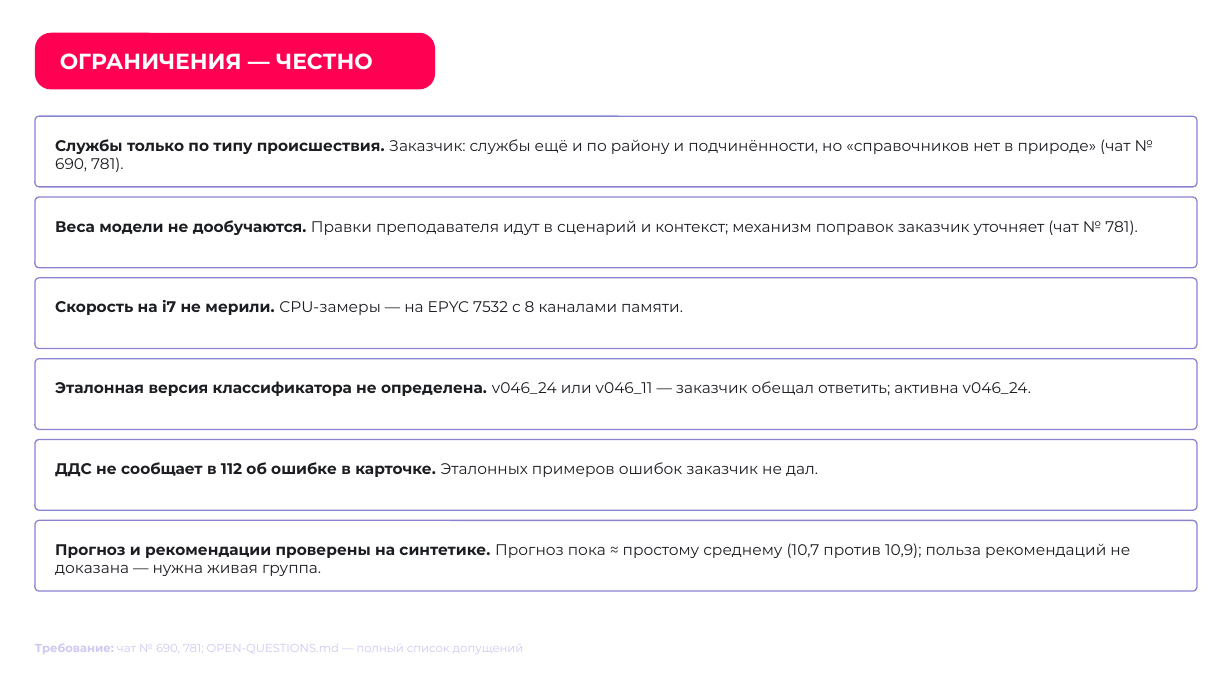
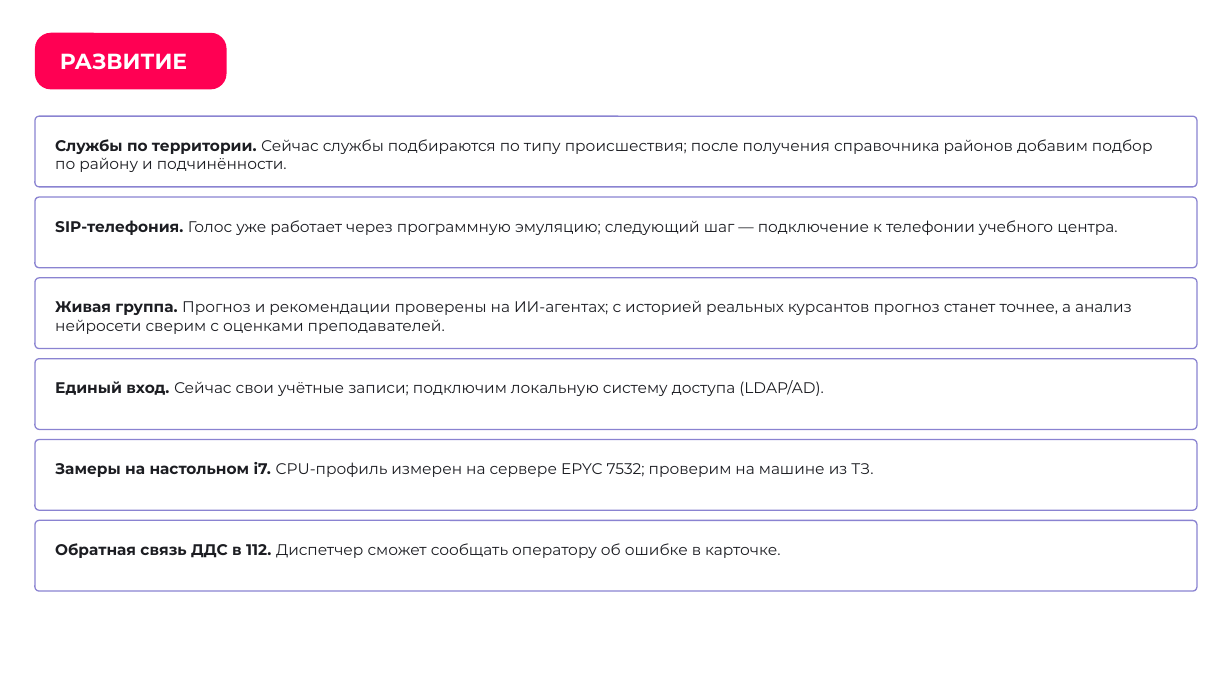
Before and after one commit to Den4ikAI/arm112-trainer_final, a slide deck: slide 26 of docs/презентация.pptx. Drawn at 1232x693 pixels with LibreOffice and Linux fonts; fonts in the diff are those of the drawing; background and template pictures are left out. Boxes give left, top, right and bottom in pixels: in the first picture for what was removed or moved away, otherwise in the second. Text is boxed around its words. In the diff, an @@ line names an element or a change of style, - is before the commit and + after.

```diff
--- a/docs/презентация.pptx
+++ b/docs/презентация.pptx
@@ rounded rectangle "РАЗВИТИЕ": place and size @@
-rounded rectangle "РАЗВИТИЕ" at <box>35,32,435,89</box>
+rounded rectangle "РАЗВИТИЕ" at <box>35,32,226,89</box>
@@ text in rounded rectangle at <box>60,53,187,70</box>: text changed @@
-ОГРАНИЧЕНИЯ — ЧЕСТНО
+РАЗВИТИЕ
@@ text at <box>55,139,1153,172</box>: text changed @@
-Службы только по типу происшествия. Заказчик: службы ещё и по району и подчинённости, но «справочников нет в природе» (чат № 690, 781).
+Службы по территории. Сейчас службы подбираются по типу происшествия; после получения справочника районов добавим подбор по району и подчинённости.
@@ text at <box>55,220,1117,235</box>: text changed @@
-Веса модели не дообучаются. Правки преподавателя идут в сценарий и контекст; механизм поправок заказчик уточняет (чат № 781).
+SIP-телефония. Голос уже работает через программную эмуляцию; следующий шаг — подключение к телефонии учебного центра.
@@ text at <box>55,300,1132,334</box>: text changed @@
-Скорость на i7 не мерили. CPU-замеры — на EPYC 7532 с 8 каналами памяти.
+Живая группа. Прогноз и рекомендации проверены на ИИ-агентах; с историей реальных курсантов прогноз станет точнее, а анализ нейросети сверим с оценками преподавателей.
@@ text at <box>55,380,824,396</box>: text changed @@
-Эталонная версия классификатора не определена. v046_24 или v046_11 — заказчик обещал ответить; активна v046_24.
+Единый вход. Сейчас свои учётные записи; подключим локальную систему доступа (LDAP/AD).
@@ text at <box>55,462,873,477</box>: text changed @@
-ДДС не сообщает в 112 об ошибке в карточке. Эталонных примеров ошибок заказчик не дал.
+Замеры на настольном i7. CPU-профиль измерен на сервере EPYC 7532; проверим на машине из ТЗ.
@@ text at <box>55,543,780,558</box>: text changed @@
-Прогноз и рекомендации проверены на синтетике. Прогноз пока ≈ простому среднему (10,7 против 10,9); польза рекомендаций не доказана — нужна живая группа.
+Обратная связь ДДС в 112. Диспетчер сможет сообщать оператору об ошибке в карточке.
@@ text removed at <box>35,644,524,654</box> @@
-Требование: чат № 690, 781; OPEN-QUESTIONS.md — полный список допущений
```
Also in this commit, not shown: 25 other slides changed, 6 other files.
